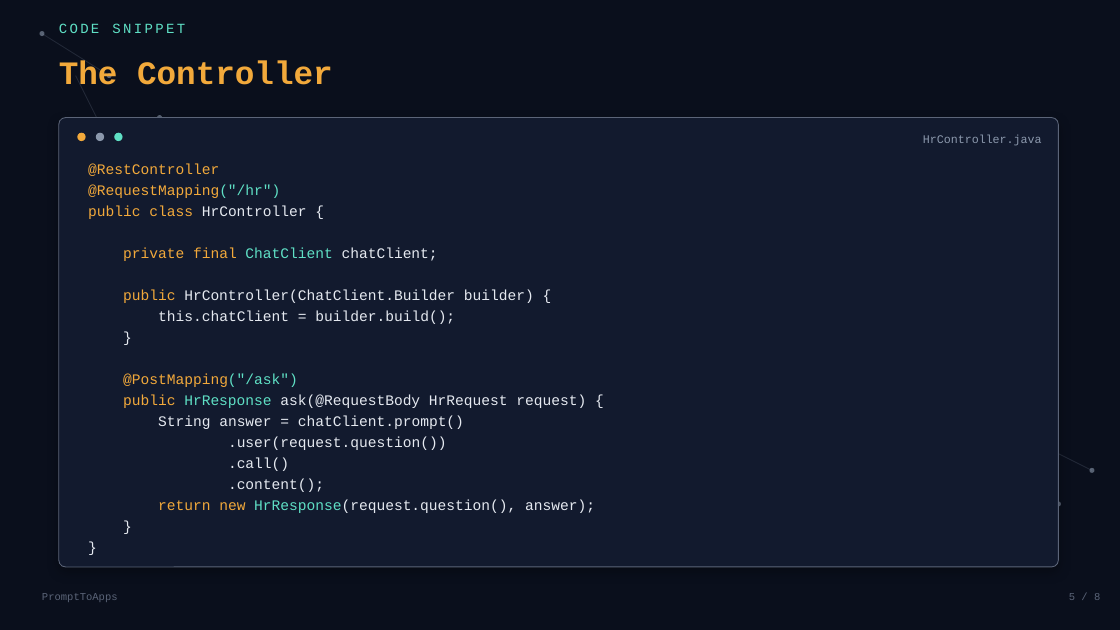
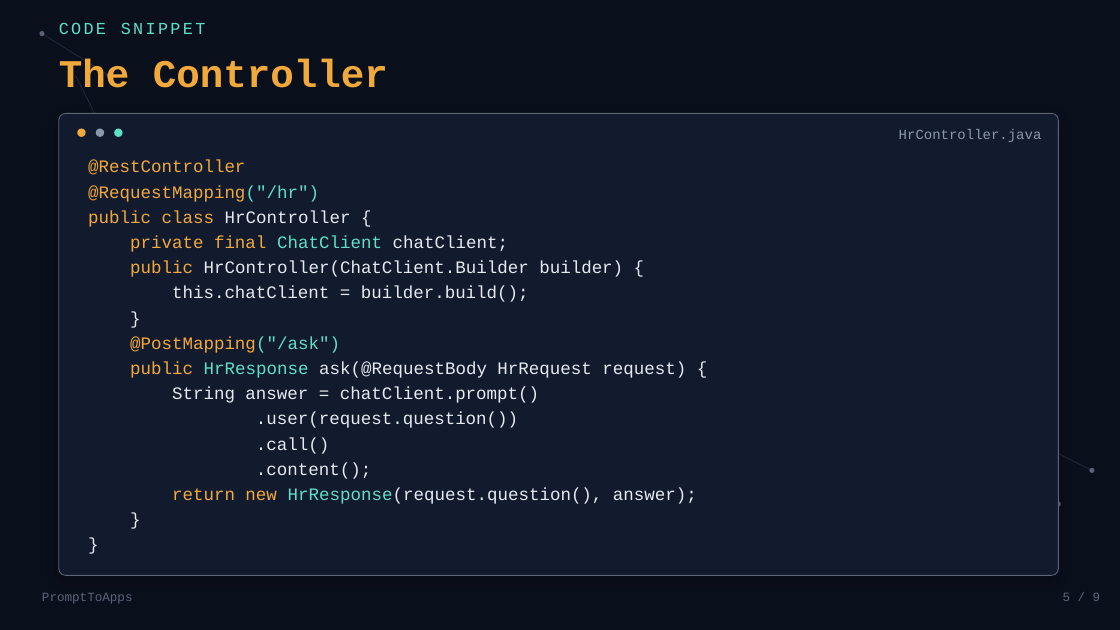
Before and after one commit to balajich/spring-ai-with-llama, a slide deck: slide 5 of slides/01-hello-spring-ai.pptx. Drawn at 1120x630 pixels with LibreOffice and Linux fonts; fonts in the diff are those of the drawing. Boxes give left, top, right and bottom in pixels: in the first picture for what was removed or moved away, otherwise in the second. Text is boxed around its words. In the diff, an @@ line names an element or a change of style, - is before the commit and + after.

```diff
--- a/slides/01-hello-spring-ai.pptx
+++ b/slides/01-hello-spring-ai.pptx
@@ text "CODE SNIPPET" at (59,23,206,34): size 12 to 14.4 pt @@
@@ text "The Controller" at (59,58,388,88): size 28 to 33.6 pt @@
@@ rounded rectangle: place and size @@
-rounded rectangle at (59,118,1059,567)
+rounded rectangle at (59,113,1059,576)
@@ line removed from (76, 143) to (160, 118) @@
@@ ellipse removed at (157,115,162,120) @@
@@ 3 ellipses: place and size @@
-3 ellipses at (77,133,123,141)
+3 ellipses at (77,129,123,137)
@@ text "HrController.java" at (899,129,1042,142): size 10 to 12 pt @@
@@ text "private final ChatClient chatClient;": place and size @@
-text "private final ChatClient chatClient;" at (123,247,438,261)
+text "private final ChatClient chatClient;" at (130,236,508,252)
@@ text "public HrController(ChatClient.Builder builder) {": place and size @@
-text "public HrController(ChatClient.Builder builder) {" at (123,289,534,303)
+text "public HrController(ChatClient.Builder builder) {" at (130,261,623,277)
@@ text "this.chatClient = builder.build();": place and size @@
-text "this.chatClient = builder.build();" at (158,310,455,324)
+text "this.chatClient = builder.build();" at (172,286,529,302)
@@ size 12.5 to 15 pt in 16 elements at (88,160,245,175), (88,186,319,202), (88,211,351,227), (130,236,508,252), (172,488,697,504), (256,463,371,479), (256,438,329,454), (172,286,529,302), (256,412,518,428), (130,261,623,277), (172,387,539,403), (130,362,686,378), (130,337,340,353), (88,534,1038,559), (88,508,1038,534), (88,307,1038,332) @@
@@ text "}": place and size @@
-text "}" at (88,328,1038,349)
+text "}" at (88,307,1038,332)
@@ text "public HrResponse ask(@RequestBody HrRequest request) ...": place and size @@
-text "public HrResponse ask(@RequestBody HrRequest request) ..." at (123,394,586,408)
+text "public HrResponse ask(@RequestBody HrRequest request) ..." at (130,362,686,378)
@@ text "@PostMapping("/ask")": place and size @@
-text "@PostMapping("/ask")" at (123,373,298,387)
+text "@PostMapping("/ask")" at (130,337,340,353)
@@ text "String answer = chatClient.prompt()": place and size @@
-text "String answer = chatClient.prompt()" at (158,415,464,429)
+text "String answer = chatClient.prompt()" at (172,387,539,403)
@@ text ".user(request.question())": place and size @@
-text ".user(request.question())" at (228,436,446,450)
+text ".user(request.question())" at (256,412,518,428)
@@ text ".call()": place and size @@
-text ".call()" at (228,457,289,471)
+text ".call()" at (256,438,329,454)
@@ text ".content();": place and size @@
-text ".content();" at (228,478,324,492)
+text ".content();" at (256,463,371,479)
@@ text "return new HrResponse(request.question(), answer);": place and size @@
-text "return new HrResponse(request.question(), answer);" at (158,499,595,513)
+text "return new HrResponse(request.question(), answer);" at (172,488,697,504)
@@ text "}": place and size @@
-text "}" at (88,517,1038,538)
+text "}" at (88,508,1038,534)
@@ text "PromptToApps" at (42,593,133,604): size 9 to 10.8 pt @@
@@ text at (1063,593,1101,601): text changed; size 9 to 10.8 pt @@
-5 / 8
+5 / 9
```
Also in this commit, not shown: 7 other slides changed, 1 slide added, 4 other files.
